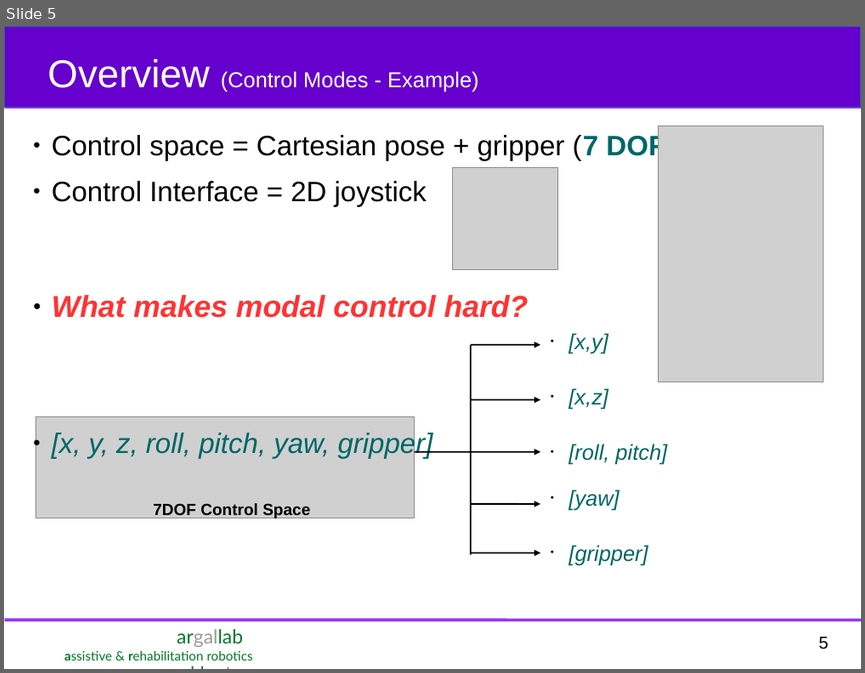
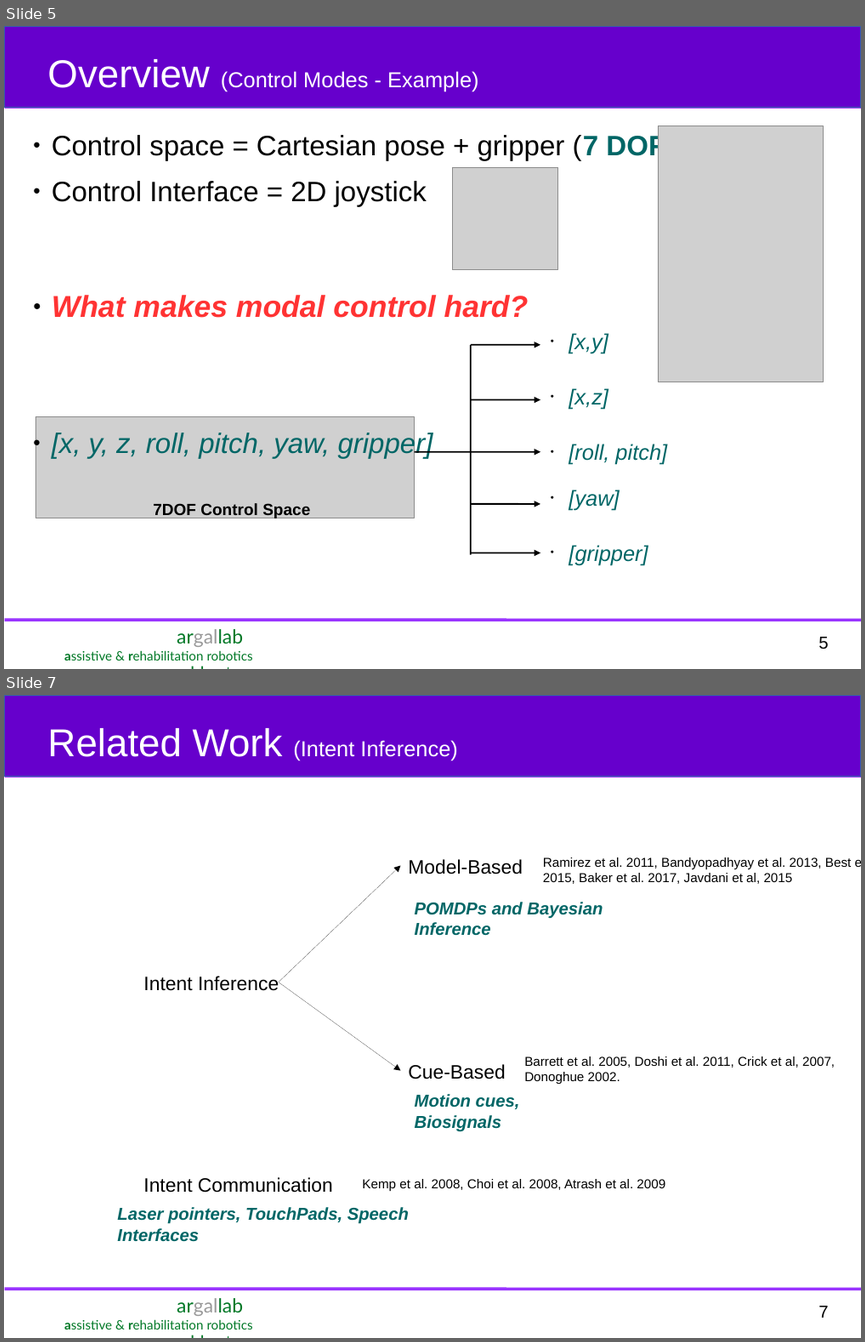
Before and after one commit to deepakgopinath/Quals_Stuff, a slide deck: Presentation/Deepak_ME_Quals.odp. Shown one above the other, each under a label of ours: slide 5 before the commit, slides 5 and 7 after it; the slides between them are not shown. The pictures are 865x673 and 865x1342 pixels, drawn with LibreOffice and Linux fonts; fonts in the diff are those of the drawing; grey boxes stand for pictures. Boxes give left, top, right and bottom in pixels: in the first picture for what was removed or moved away, otherwise in the second. Text is boxed around its words. In the diff, an @@ line names an element or a change of style, - is before the commit and + after.

```diff
--- a/Presentation/Deepak_ME_Quals.odp
+++ b/Presentation/Deepak_ME_Quals.odp
@@ slide 7 added at (4, 695, 861, 1338), background #FFFFFF; not listed: 5 template elements that a slide beside it also shows @@
@@ text added at (47, 728, 457, 760), 20 pt, text #FFFFFF @@
+Related Work (Intent Inference)
@@ arrow added from (279, 982) to (400, 865), #000000 0 pt @@
@@ text added at (408, 859, 522, 874), 18 pt, text #000000 @@
+Model-Based
@@ text added at (543, 857, 851, 884), 12 pt, text #000000 @@
+Ramirez et al. 2011, Bandyopadhyay et al. 2013, Best et al.
+2015, Baker et al. 2017, Javdani et al, 2015
@@ text added at (415, 902, 602, 936), 16 pt, text #006666, bold, italic @@
+POMDPs and Bayesian Inference
@@ text added at (143, 975, 279, 991), 18 pt, text #000000 @@
+Intent Inference
@@ arrow added from (279, 982) to (400, 1071), #000000 0 pt @@
@@ text added at (408, 1064, 505, 1079), 18 pt, text #000000 @@
+Cue-Based
@@ text added at (524, 1056, 834, 1083), 12 pt, text #000000 @@
+Barrett et al. 2005, Doshi et al. 2011, Crick et al, 2007,
+Donoghue 2002.
@@ text added at (415, 1094, 520, 1132), 16 pt, text #006666, bold, italic @@
+Motion cues, Biosignals
@@ text added at (143, 1177, 333, 1192), 18 pt, text #000000 @@
+Intent Communication
@@ text added at (362, 1179, 665, 1191), 12 pt, text #000000 @@
+Kemp et al. 2008, Choi et al. 2008, Atrash et al. 2009
@@ text added at (117, 1207, 409, 1242), 16 pt, text #006666, bold, italic @@
+Laser pointers, TouchPads, Speech Interfaces
```
Also in this commit, not shown: 9 slides changed, 1 other slide added, 1 slide removed, 3 other files.
